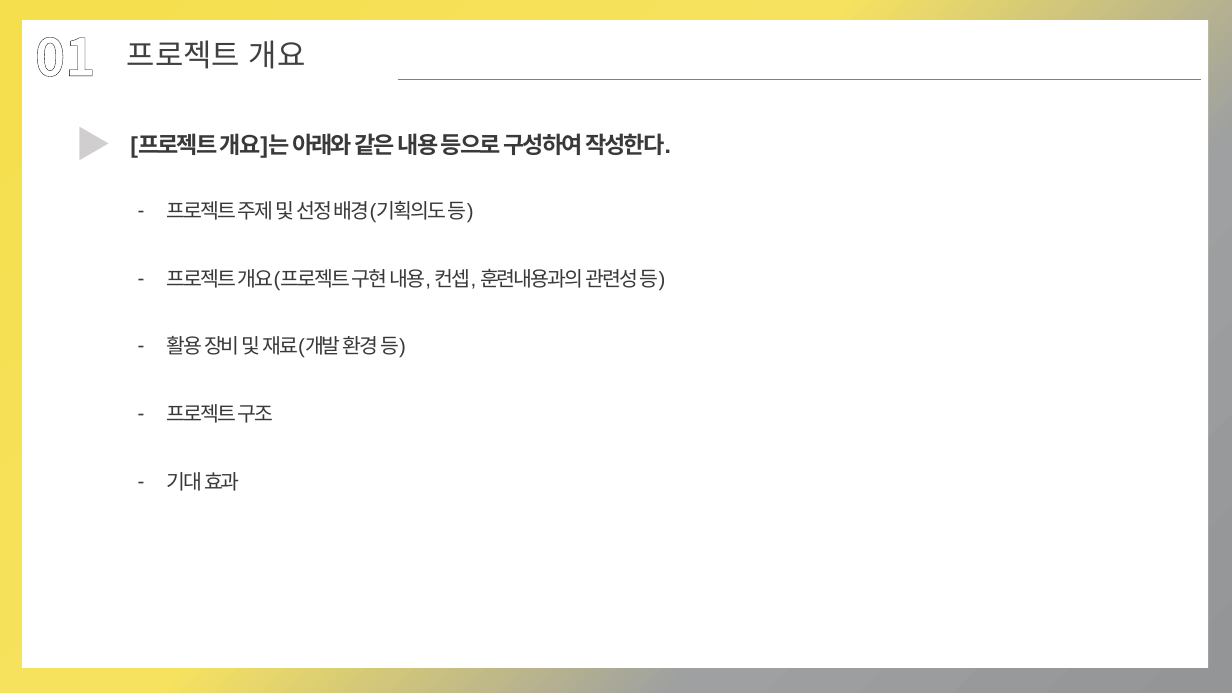
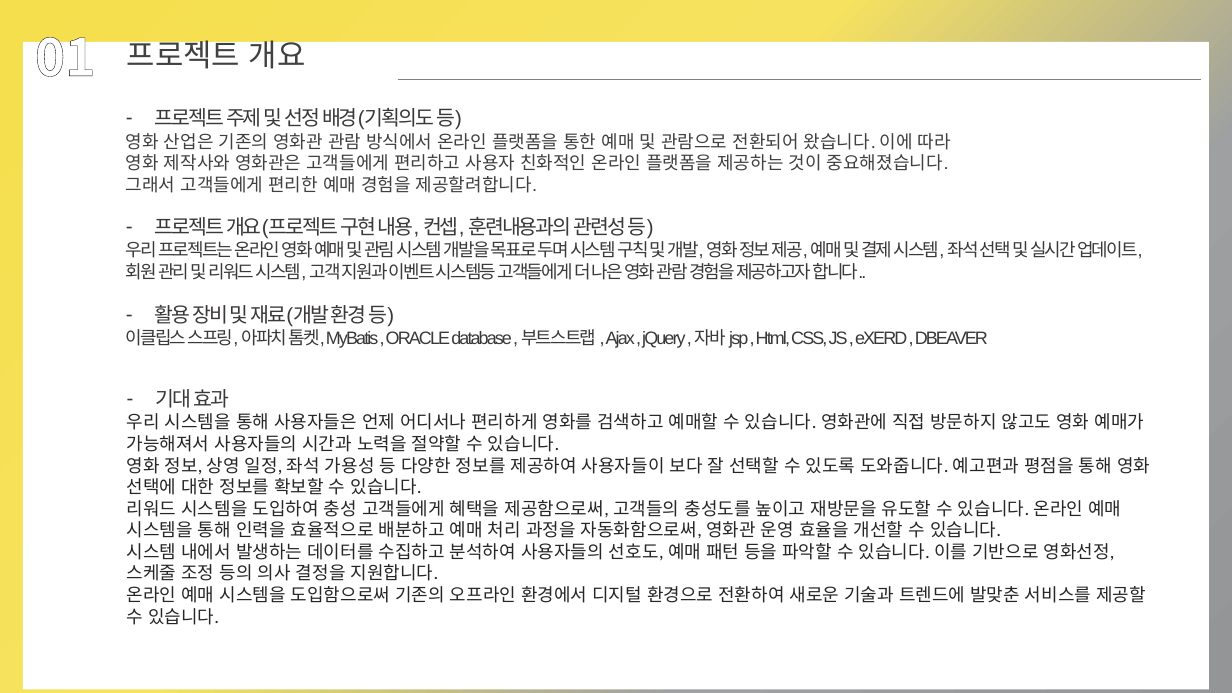
Before and after one commit to jjgod66/dw-final-group1, a slide deck: slide 3 of 산출물/최종 ppt 제작중/팀별 프로젝트 수행 결과 작성 양식.pptx. Drawn at 1232x693 pixels with LibreOffice and Linux fonts; fonts in the diff are those of the drawing. Boxes give left, top, right and bottom in pixels: in the first picture for what was removed or moved away, otherwise in the second. Text is boxed around its words. In the diff, an @@ line names an element or a change of style, - is before the commit and + after.

```diff
--- a/산출물/최종 ppt 제작중/팀별 프로젝트 수행 결과 작성 양식.pptx
+++ b/산출물/최종 ppt 제작중/팀별 프로젝트 수행 결과 작성 양식.pptx
@@ rectangle: place and size @@
-rectangle at box(22, 20, 1209, 668)
+rectangle at box(23, 42, 1210, 689)
@@ text removed at box(67, 117, 117, 170) @@
-▶
@@ text "프로젝트 주제 및 선정 배경(기획의도 ...": place and size @@
-text "프로젝트 주제 및 선정 배경(기획의도 ..." at box(166, 201, 474, 223)
+text "프로젝트 주제 및 선정 배경(기획의도 ..." at box(126, 108, 951, 193)
@@ text at box(126, 129, 951, 193): paragraph added @@
+영화 산업은 기존의 영화관 관람 방식에서 온라인 플랫폼을 통한 예매 및 관람으로 전환되어 왔습니다. 이에 따라 영화 제작사와 영화관은 고객들에게 편리하고 사용자 친화적인 온라인 플랫폼을 제공하는 것이 중요해졌습니다. 그래서 고객들에게 편리한 예매 경험을 제공할려합니다.
@@ text removed at box(130, 133, 671, 158) @@
-[프로젝트 개요]는 아래와 같은 내용 등으로 구성하여 작성한다.
@@ text "프로젝트 개요(프로젝트 구현 내용, 컨셉, ...": place and size @@
-text "프로젝트 개요(프로젝트 구현 내용, 컨셉, ..." at box(166, 269, 666, 291)
+text "프로젝트 개요(프로젝트 구현 내용, 컨셉, ..." at box(126, 217, 1142, 281)
@@ text at box(126, 238, 1142, 281): paragraph added @@
+우리 프로젝트는 온라인 영화 예매 및 관림 시스템 개발을 목표로 두며 시스템 구칙 및 개발, 영화 정보 제공, 예매 및 결제 시스템, 좌석 선택 및 실시간 업데이트, 회원 관리 및 리워드 시스템, 고객 지원과 이벤트 시스템등 고객들에게 더 나은 영화 관람 경험을 제공하고자 합니다..
@@ text "활용 장비 및 재료(개발 환경 ...": place and size @@
-text "활용 장비 및 재료(개발 환경 ..." at box(166, 336, 406, 358)
+text "활용 장비 및 재료(개발 환경 ..." at box(126, 305, 988, 348)
@@ text at box(126, 326, 988, 348): paragraph added @@
+이클립스 스프링, 아파치 톰켓, MyBatis , ORACLE database , 부트스트랩 , Ajax , jQuery , 자바 jsp , Html, CSS, JS , eXERD , DBEAVER
@@ text added at box(127, 389, 1150, 625), 14 pt, text #262626 @@
+– 기대 효과
+우리 시스템을 통해 사용자들은 언제 어디서나 편리하게 영화를 검색하고 예매할 수 있습니다. 영화관에 직접 방문하지 않고도 영화 예매가 가능해져서 사용자들의 시간과 노력을 절약할 수 있습니다.
+영화 정보, 상영 일정, 좌석 가용성 등 다양한 정보를 제공하여 사용자들이 보다 잘 선택할 수 있도록 도와줍니다. 예고편과 평점을 통해 영화 선택에 대한 정보를 확보할 수 있습니다.
+리워드 시스템을 도입하여 충성 고객들에게 혜택을 제공함으로써, 고객들의 충성도를 높이고 재방문을 유도할 수 있습니다. 온라인 예매 시스템을 통해 인력을 효율적으로 배분하고 예매 처리 과정을 자동화함으로써, 영화관 운영 효율을 개선할 수 있습니다.
+시스템 내에서 발생하는 데이터를 수집하고 분석하여 사용자들의 선호도, 예매 패턴 등을 파악할 수 있습니다. 이를 기반으로 영화선정, 스케줄 조정 등의 의사 결정을 지원합니다.
+온라인 예매 시스템을 도입함으로써 기존의 오프라인 환경에서 디지털 환경으로 전환하여 새로운 기술과 트렌드에 발맞춘 서비스를 제공할 수 있습니다.
@@ text removed at box(166, 404, 274, 423) @@
-– 프로젝트 구조
@@ text removed at box(166, 472, 240, 491) @@
-– 기대 효과
```
Also in this commit, not shown: 2 other slides changed, 1 slide added, 5 other files.
